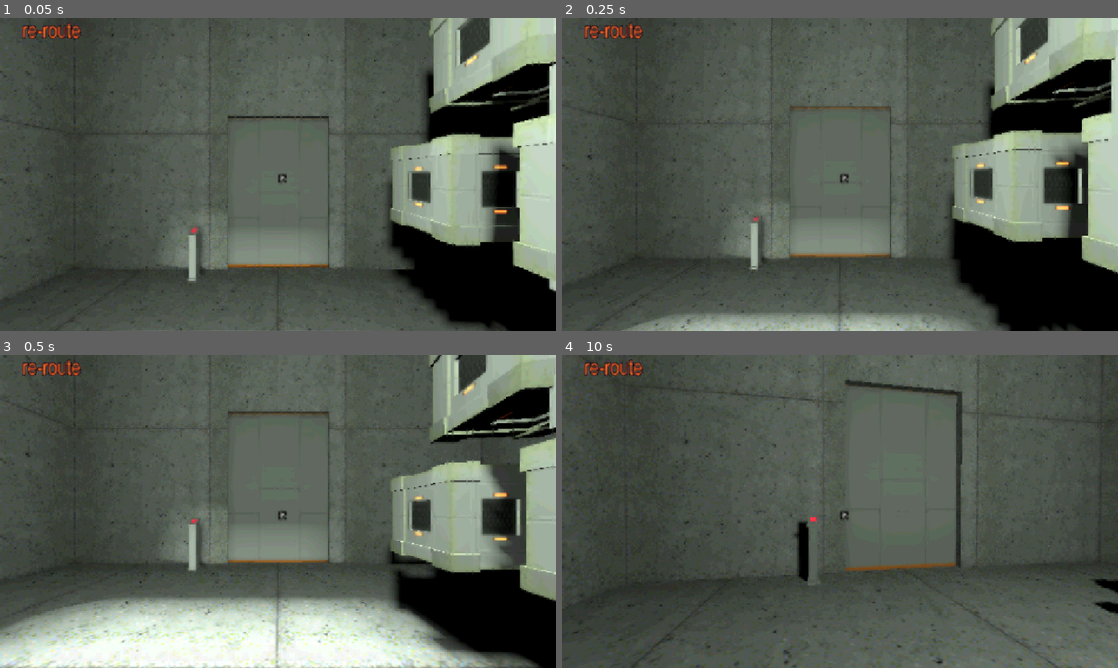
Above: before the commit, frames 1-4 (two rows, left to right).
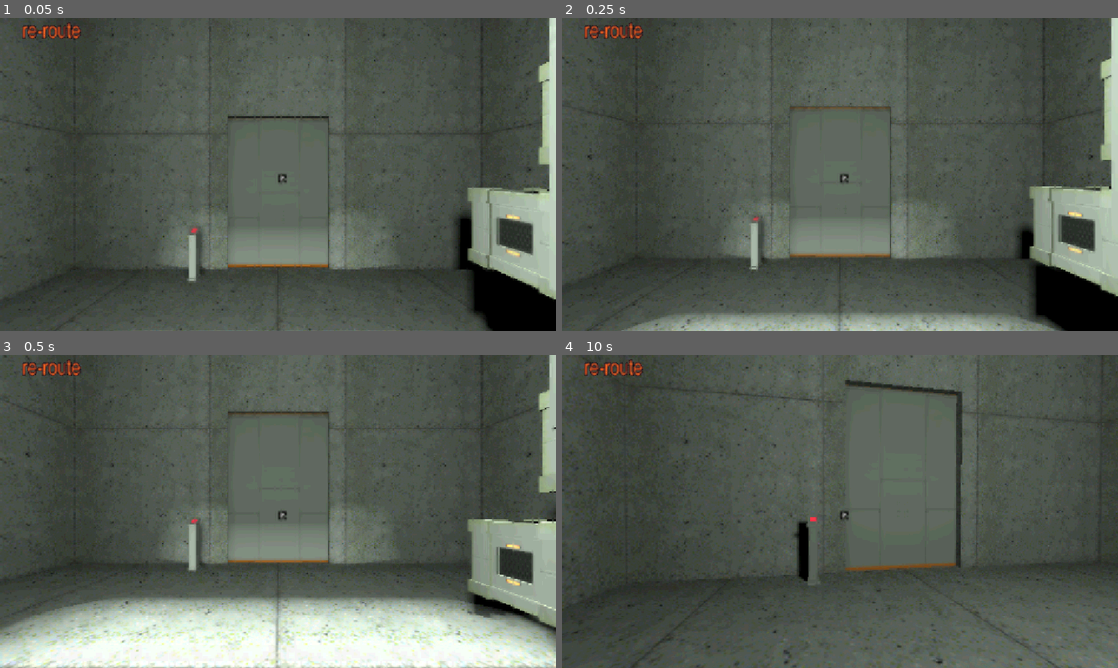
Above: after the commit, the same moments.

Repository: shagower/RE-ROUTE
Game: Godot game, scene res://main.tscn
The game is run twice, just before and just after one commit, with the same random seed, the same clock (stepped at 60 frames per second) and the same inputs.
Inputs (mouse positions are in pixels of both pictures, inside the frame that each line leads up to):
- Up to frame 1 (0.05 s): no input
- Up to frame 2 (0.25 s): no input
- Up to frame 3 (0.5 s): no input
- Up to frame 4 (10 s): tap Enter at 0.5, 3.5, 5 s; move the mouse to (867, 511) at 0.52 s; hold W (char_up) 0.53-5.78 s; tap Ctrl (char_crouch) at 0.6, 4.35, 8.1 s; tap Space (char_jump) at 0.77, 1.52, 2, 3.02, 3.77, 4.25, 4.52, 5.75, 6.02, 6.77, 7.52, 9.02, 9.77 s; move the mouse to (812, 511) at 1.27 s; tap Shift (char_sprint) at 1.35, 5.1, 8.85 s; move the mouse to (851, 505) at 2.02 s; hold E (interact) 2.03-2.78 s; move the mouse to (834, 517) at 2.77 s; click (834, 517) at 2.85 s; move the mouse to (878, 514) at 3.52 s; tap I at 3.6, 7.35 s; move the mouse to (795, 508) at 4.27 s; move the mouse to (845, 511) at 5.02 s; move the mouse to (817, 505) at 5.77 s; hold D (char_right) 5.78-6.53 s; tap E (interact) at 5.85 s; move the mouse to (867, 511) at 6.52 s; press the mouse at (867, 511) at 6.53 s; hold W (char_up) 6.53-8.78 s; move the mouse to (812, 511) at 7.27 s; release the mouse at (812, 511) at 7.28 s; move the mouse to (851, 505) at 8.02 s; move the mouse to (834, 517) at 8.77 s; hold A (char_left) 8.78-9.53 s; move the mouse to (878, 514) at 9.52 s; hold W (char_up) from 9.53 s (still down); hold E (interact) from 9.53 s (still down)

The runs differ from the first frame. In frame 1, 21% of the frame differs, in the area x 55-100%, y 0-100%; in frame 2, 22%; in frame 3, 23%, in the area x 57-100%, y 0-100%; in frame 4, 0.2%.

Commit message:
dffgafgadfhdhadfhd

Diff:
--- a/Assets/Prefabs/Scripts/bounceorb.gd
+++ b/Assets/Prefabs/Scripts/bounceorb.gd
@@ -8,6 +8,7 @@
 # Called when the node enters the scene tree for the first time.
 func _ready() -> void:
 	camera = get_viewport().get_camera_3d()
+	$loop.play()
 
 # Called every frame. 'delta' is the elapsed time since the previous frame.
 func _process(_delta):
--- a/Assets/Prefabs/orb.tscn
+++ b/Assets/Prefabs/orb.tscn
@@ -33,5 +33,5 @@
 shadow_enabled = true
 omni_range = 2.0
 
-[node name="AudioStreamPlayer3D" type="AudioStreamPlayer3D" parent="." unique_id=1348081785]
+[node name="loop" type="AudioStreamPlayer3D" parent="." unique_id=1348081785]
 stream = SubResource("AudioStreamWAV_xwl3f")
--- a/main.tscn
+++ b/main.tscn
@@ -109,13 +109,13 @@
 [node name="Interactables" type="Node3D" parent="Map" unique_id=1952223457]
 
 [node name="cube1" parent="Map/Interactables" unique_id=1381872648 instance=ExtResource("4_kek77")]
-transform = Transform3D(1, 0, 0, 0, 1, 0, 0, 0, 1, -2.4428928, 2.6575267, -2.1511478)
+transform = Transform3D(1, 0, 0, 0, 1, 0, 0, 0, 1, -2.4428928, 2.0768626, -3.2832122)
 
 [node name="cube2" parent="Map/Interactables" unique_id=747316611 instance=ExtResource("4_kek77")]
-transform = Transform3D(1, 0, 0, 0, 1, 0, 0, 0, 1, -1.6465882, 4.012185, -2.1511478)
+transform = Transform3D(1, 0, 0, 0, 1, 0, 0, 0, 1, -1.6465882, 3.431521, -3.2832122)
 
 [node name="cube3" parent="Map/Interactables" unique_id=1742869142 instance=ExtResource("4_kek77")]
-transform = Transform3D(1, 0, 0, 0, 1, 0, 0, 0, 1, -0.9845077, 2.6575267, -2.1511478)
+transform = Transform3D(1, 0, 0, 0, 1, 0, 0, 0, 1, -0.9845077, 2.0768626, -3.2832122)
 
 [node name="door" type="MeshInstance3D" parent="Map" unique_id=1394102121]
 transform = Transform3D(1, 0, 0, 0, 1, 0, 0, 0, 1, -6.3116493, 2.2616577, 0.024749756)
